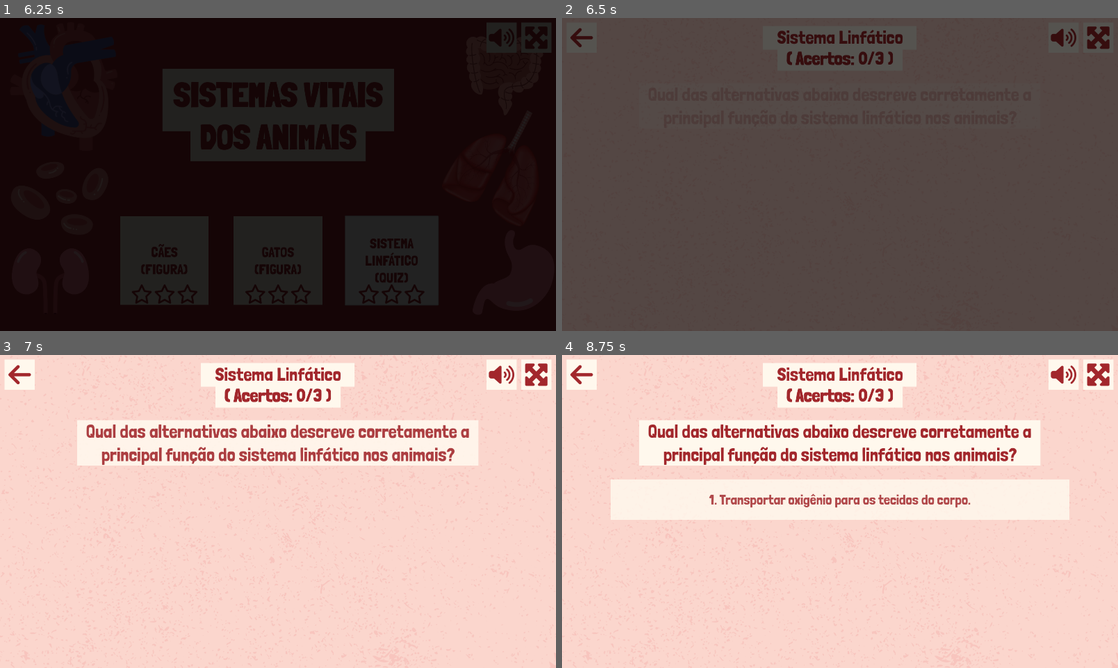
Above: before the commit, frames 1-4 (two rows, left to right).
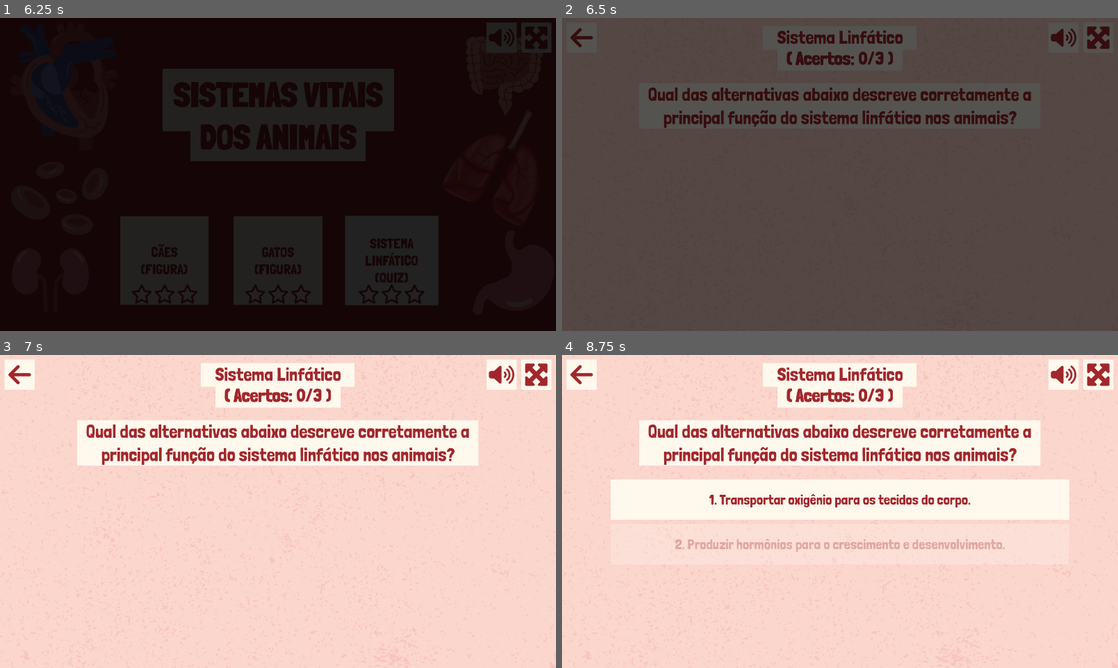
Above: after the commit, the same moments.

Repository: telmotrooper/vet-game
Game: Godot game, scene res://main.tscn
The game is run twice, just before and just after one commit, with the same random seed, the same clock (stepped at 60 frames per second) and the same inputs.
Inputs (mouse positions are in pixels of both pictures, inside the frame that each line leads up to):
- Up to frame 1 (6.25 s): tap Enter at 0.5 s; click (533, 36) at 1.25 s; click "CÃES (FIGURA)" at 2 s; click (533, 36) at 2.75 s; click (533, 36) at 3.5 s; click (22, 36) at 4.25 s; click "GATOS (FIGURA)" at 5 s; click "SISTEMA LINFÁTICO (QUIZ)" at 5.75 s
- Up to frame 2 (6.5 s): no input
- Up to frame 3 (7 s): no input
- Up to frame 4 (8.75 s): tap Space at 8 s

Frame 1 is identical in both runs. In frame 2, 2.4% of the frame differs, in the area x 15-85%, y 22-36%; in frame 3, less than 0.1%; in frame 4, 1.4%.

Commit message:
wait for 'fade in' before starting animation

Diff:
--- a/levels/quiz_level.gd
+++ b/levels/quiz_level.gd
@@ -5,7 +5,6 @@
 var current_question: QuizQuestion
 var question_counter: int
 var score := 0
-var tween = create_tween()
 
 const base_text := "[center][b]( Acertos:[/b] %d/%d )[/center]"
 
@@ -23,13 +22,18 @@
 	question_counter = len(questions)
 	update_text()
 
-	# Make transparent.
-	%Question.modulate = Color(1,1,1,0)
+	#%Question.modulate = Color(1,1,1,0)
+
 	for answer in %Answers.get_children():
 		answer.set_mouse_filter(MOUSE_FILTER_IGNORE) # Ignore mouse click.
-		answer.modulate = Color(1,1,1,0)
+		answer.modulate = Color(1,1,1,0) # Make transparent.
 
-	tween.tween_property(%Question, "modulate", Color.WHITE, QUESTION_TIME)
+	# If loaded from main, wait for "fade in" to finish before starting animation.
+	if get_tree().current_scene is MainScene:
+		await get_tree().current_scene.fade_transition.faded_in
+
+	var tween = create_tween()
+	#tween.tween_property(%Question, "modulate", Color.WHITE, QUESTION_TIME)
 	tween.tween_interval(QUESTION_INTERVAL)
 	for answer in %Answers.get_children():
 		tween.tween_callback(func(): answer.set_mouse_filter(MOUSE_FILTER_STOP)) # Allow mouse click.
--- a/main.gd
+++ b/main.gd
@@ -1,3 +1,4 @@
+class_name MainScene
 extends Control
 
 @export var initial_scene: PackedScene
@@ -5,6 +6,8 @@
 var current_scene = null
 var loading_scene = null
 var progress = []
+
+@onready var fade_transition = $FadeTransition
 
 func _ready() -> void:
 	set_process(false)
